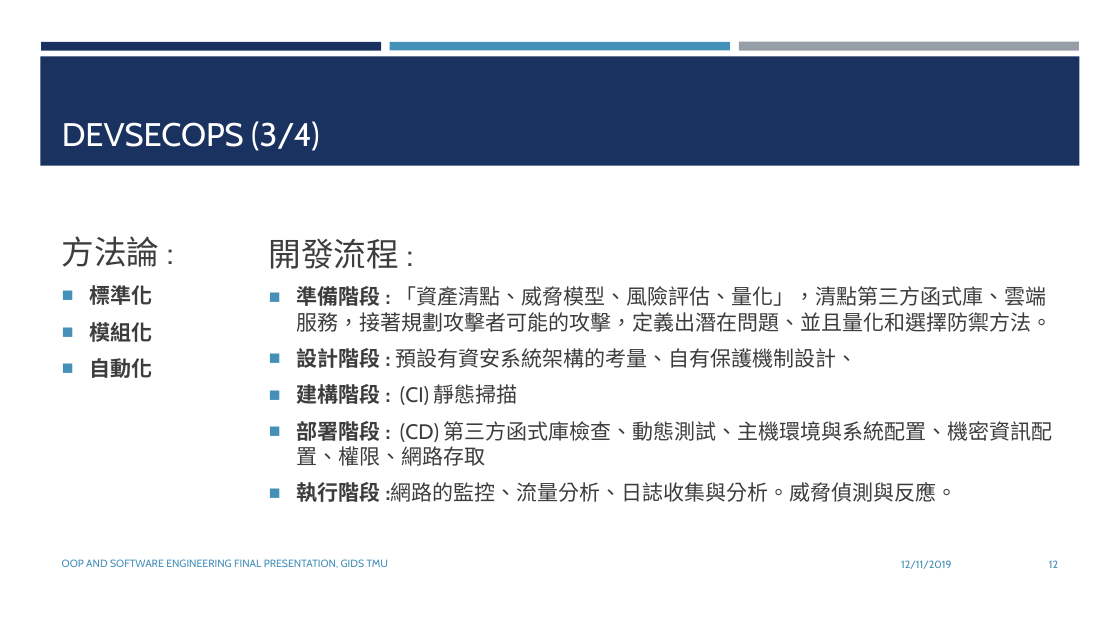
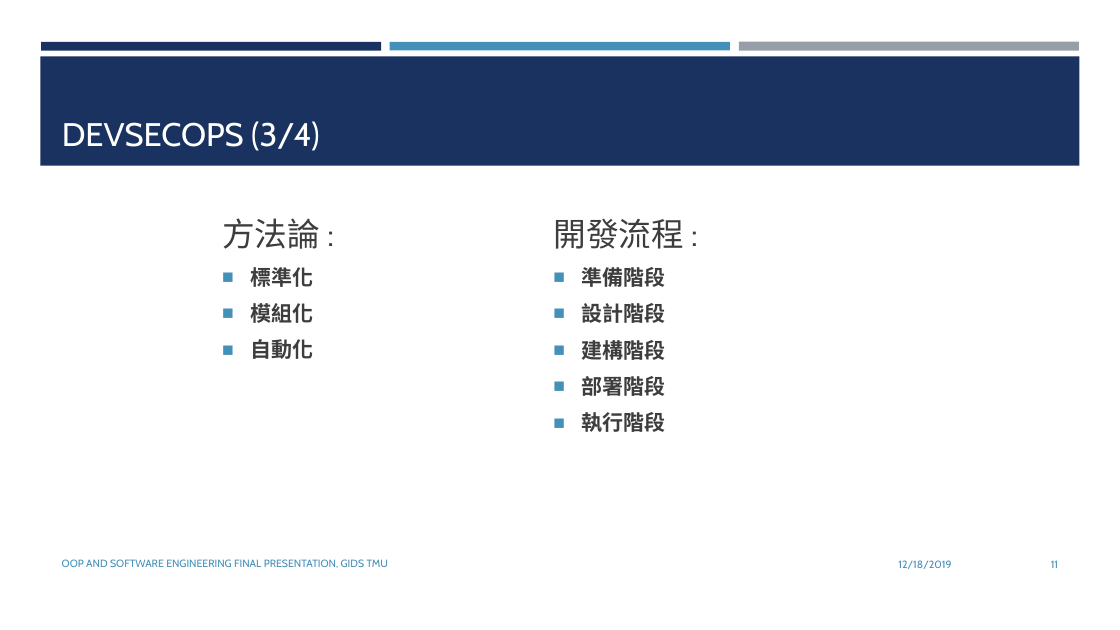
Before and after one commit to Weber12321/TMU-GIDS, a slide deck: slide 11 of 物件導向程式設計/Marry Devops and cybersecurity.pptx (slide 12 before the commit). Drawn at 1120x630 pixels with LibreOffice and Linux fonts; fonts in the diff are those of the drawing. Boxes give left, top, right and bottom in pixels: in the first picture for what was removed or moved away, otherwise in the second. Text is boxed around its words. In the diff, an @@ line names an element or a change of style, - is before the commit and + after.

```diff
--- a/物件導向程式設計/Marry Devops and cybersecurity.pptx
+++ b/物件導向程式設計/Marry Devops and cybersecurity.pptx
@@ text "方法論 :": place and size @@
-text "方法論 :" at <box>62,236,160,378</box>
+text "方法論 :" at <box>222,218,320,359</box>
@@ text "開發流程 :": place and size @@
-text "開發流程 :" at <box>269,239,1053,502</box>
+text "開發流程 :" at <box>553,219,684,432</box>
@@ text at <box>582,264,666,432</box>: text changed; bold on @@
-■ 準備階段 : 「資產清點、威脅模型、風險評估、量化」，清點第三方函式庫、雲端服務，接著規劃攻擊者可能的攻擊，定義出潛在問題、並且量化和選擇防禦方法。
-■ 設計階段 : 預設有資安系統架構的考量、自有保護機制設計、
-■ 建構階段 : (CI) 靜態掃描
-■ 部署階段 : (CD) 第三方函式庫檢查、動態測試、主機環境與系統配置、機密資訊配置、權限、網路存取
-■ 執行階段 :網路的監控、流量分析、日誌收集與分析。威脅偵測與反應。
+■ 準備階段
+■ 設計階段
+■ 建構階段
+■ 部署階段
+■ 執行階段
@@ text at <box>898,560,951,569</box>: text changed @@
-12/11/2019
+12/18/2019
@@ page number at <box>1051,560,1058,568</box>: text changed @@
-12
+11
```
Also in this commit, not shown: 13 other slides changed, 1 slide removed, 4 other files.
